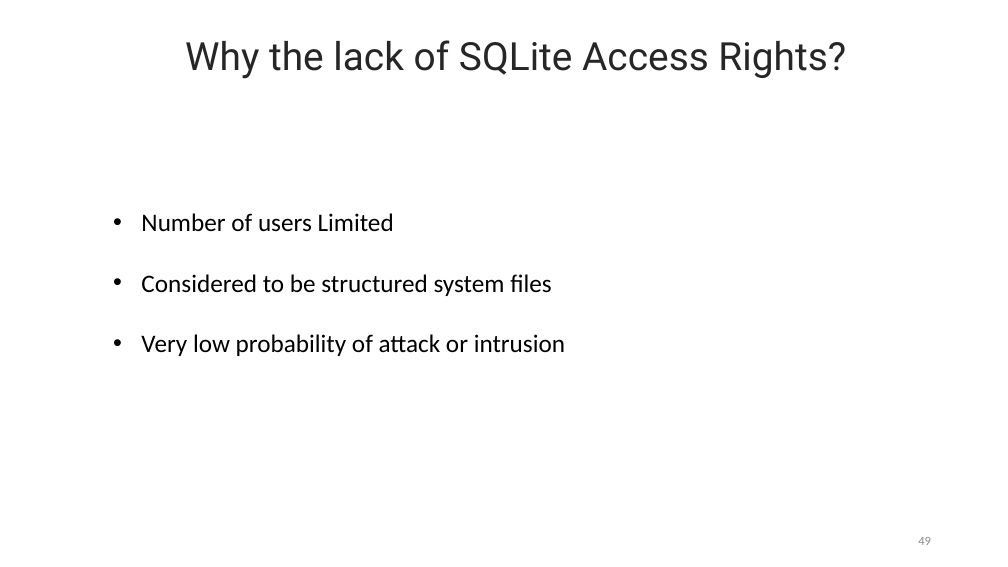
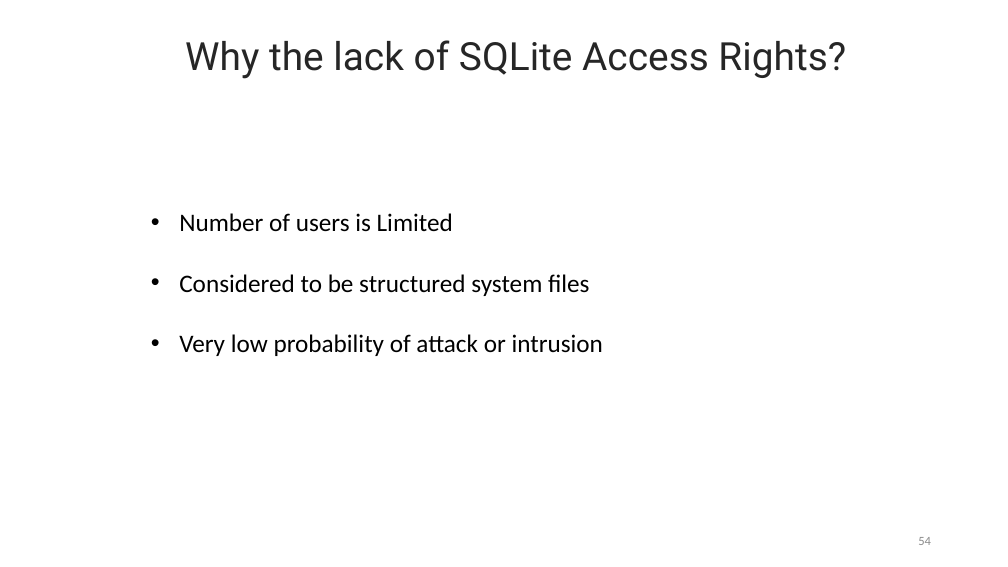
Before and after one commit to lahcenrahlaoui/Wingardium_Leviosaaaa, a slide deck: slide 54 of Presentation-projet-SQLite (1) - Copy.pptx (slide 49 before the commit). Drawn at 1008x567 pixels with LibreOffice and Linux fonts; fonts in the diff are those of the drawing. Boxes give left, top, right and bottom in pixels: in the first picture for what was removed or moved away, otherwise in the second. Text is boxed around its words. In the diff, an @@ line names an element or a change of style, - is before the commit and + after.

```diff
--- a/Presentation-projet-SQLite (1) - Copy.pptx
+++ b/Presentation-projet-SQLite (1) - Copy.pptx
@@ text at (x1=179, y1=213, x2=453, y2=232): text changed @@
-• Number of users Limited
+  • Number of users is Limited
@@ text at (x1=179, y1=274, x2=603, y2=356): list level 1 to 2 in "Considered to be structured system ..."; list level 1 to 2 in "Very low probability of attack ..." @@
@@ page number at (x1=918, y1=537, x2=931, y2=545): text changed @@
-49
+54
```
Also in this commit, not shown: 14 other slides changed, 14 slides added, 9 slides removed.
